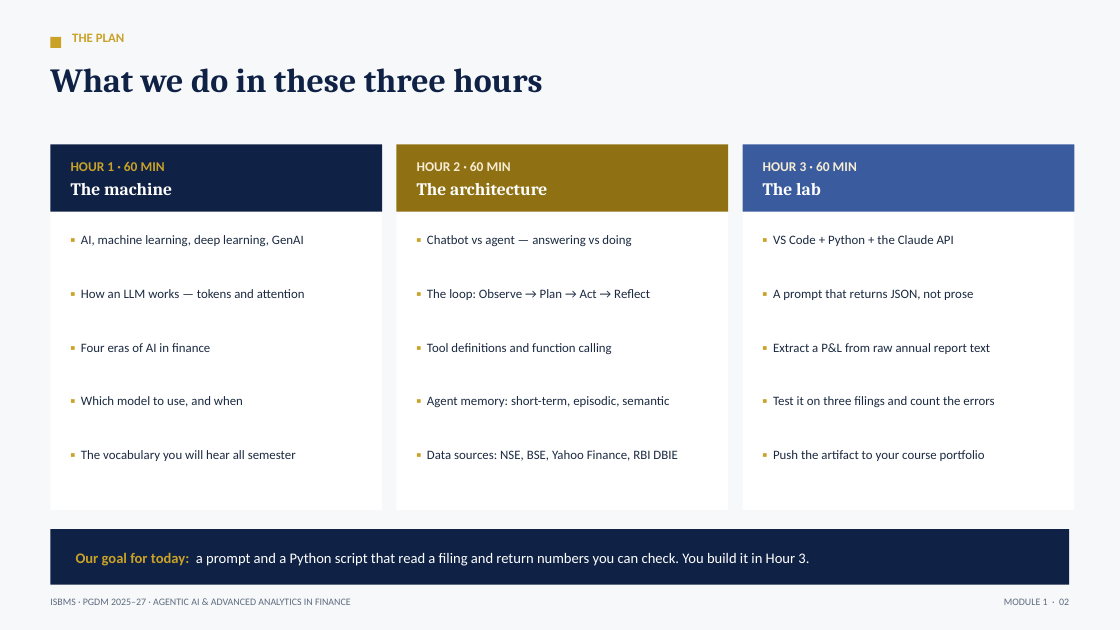
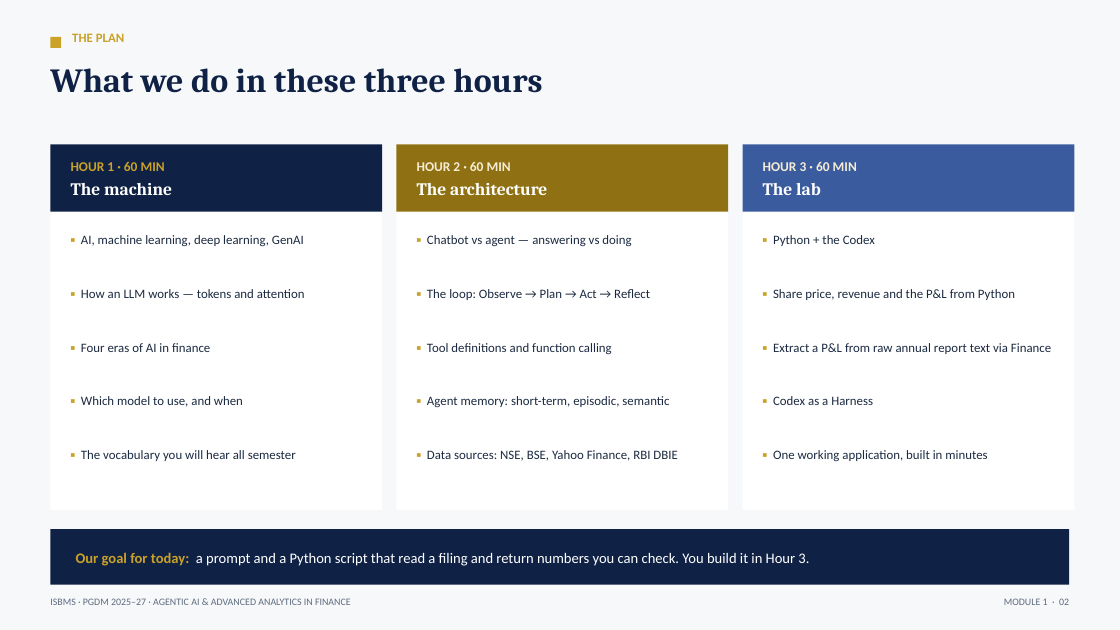
Before and after one commit to tejasgjadhav/AIFINANCE, a slide deck: slide 2 of slides/Module-01-Foundations-of-Agentic-AI.pptx. Drawn at 1120x630 pixels with LibreOffice and Linux fonts; fonts in the diff are those of the drawing. Boxes give left, top, right and bottom in pixels: in the first picture for what was removed or moved away, otherwise in the second. Text is boxed around its words. In the diff, an @@ line names an element or a change of style, - is before the commit and + after.

```diff
--- a/slides/Module-01-Foundations-of-Agentic-AI.pptx
+++ b/slides/Module-01-Foundations-of-Agentic-AI.pptx
@@ text at [773, 235, 875, 246]: text changed @@
-▪ VS Code + Python + the Claude API
+▪ Python + the Codex
@@ text at [773, 289, 1015, 300]: text changed @@
-▪ A prompt that returns JSON, not prose
+▪ Share price, revenue and the P&L from Python
@@ text at [773, 343, 1051, 354]: text changed @@
-▪ Extract a P&L from raw annual report text
+▪ Extract a P&L from raw annual report text via Finance
@@ text at [773, 396, 873, 405]: text changed @@
-▪ Test it on three filings and count the errors
+▪ Codex as a Harness
@@ text at [773, 450, 987, 461]: text changed @@
-▪ Push the artifact to your course portfolio
+▪ One working application, built in minutes
```
Also in this commit, not shown: 19 other slides changed, 3 slides added, 1 other file.
